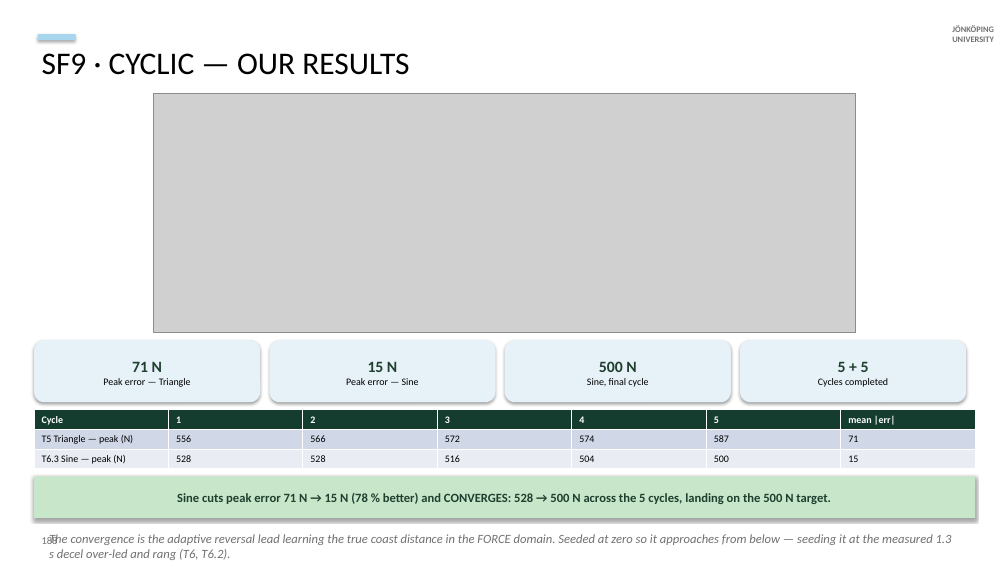
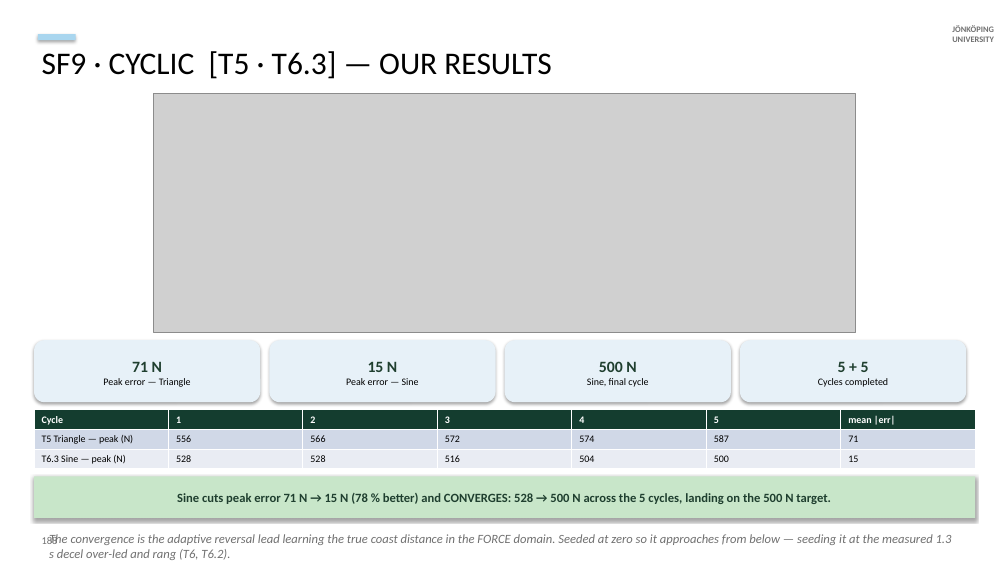
Before and after one commit to cenmir/UTM, a slide deck: slide 48 of documentation/V6a_8_6_20_slides.pptx. Drawn at 1008x567 pixels with LibreOffice and Linux fonts; fonts in the diff are those of the drawing; grey boxes stand for pictures. Boxes give left, top, right and bottom in pixels: in the first picture for what was removed or moved away, otherwise in the second. Text is boxed around its words. In the diff, an @@ line names an element or a change of style, - is before the commit and + after.

```diff
--- a/documentation/V6a_8_6_20_slides.pptx
+++ b/documentation/V6a_8_6_20_slides.pptx
@@ text at bbox=[42, 51, 551, 79]: text changed @@
-SF9 · CYCLIC — OUR RESULTS
+SF9 · CYCLIC [T5 · T6.3] — OUR RESULTS
```
Also in this commit, not shown: 12 other slides changed, 1 slide added, 3 other files.
